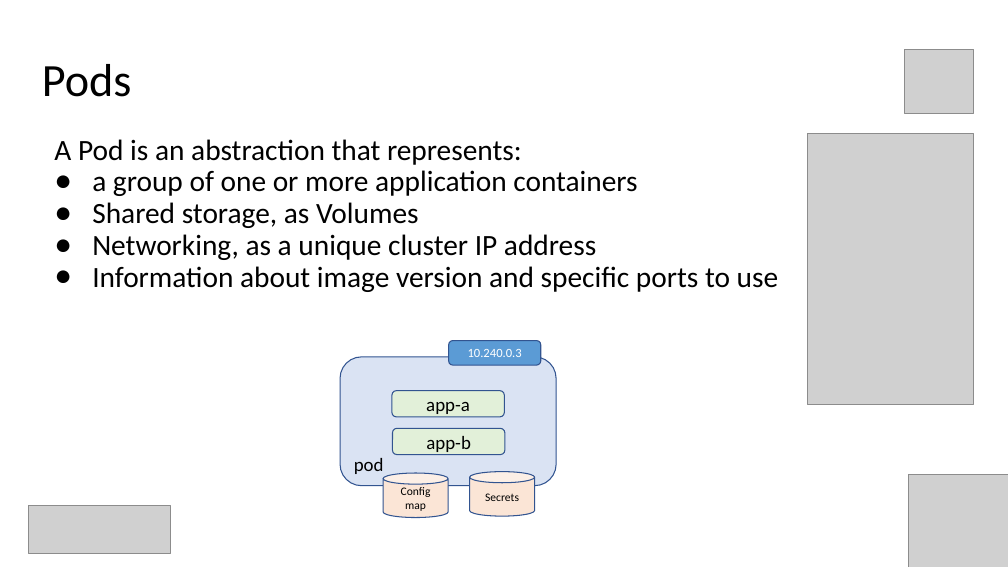
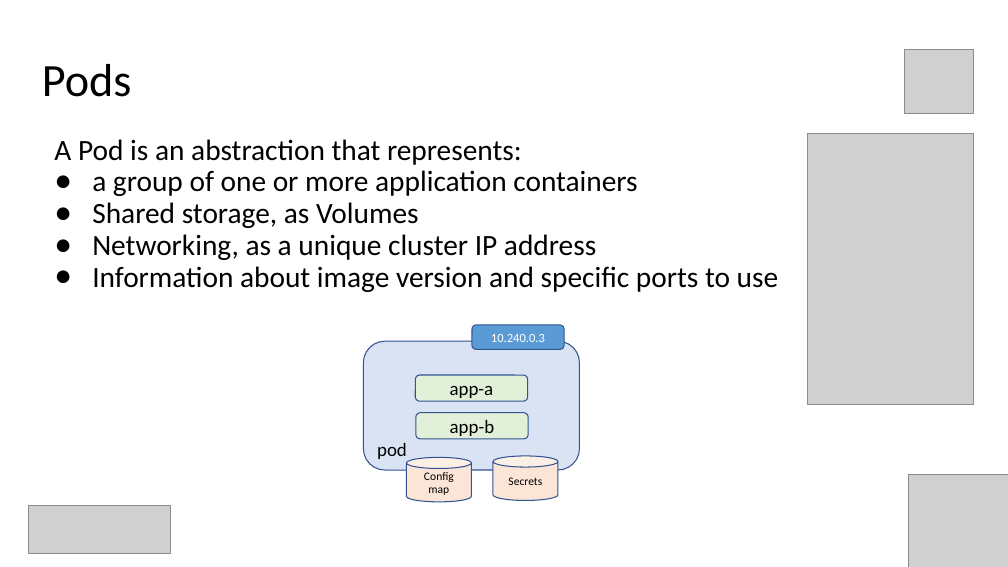
Before and after one commit to Infrastructure-AsCode/aks-101, a slide deck: slide 15 of slides/k8s-101.pptx (slide 27 before the commit). Drawn at 1008x567 pixels with LibreOffice and Linux fonts; fonts in the diff are those of the drawing; grey boxes stand for pictures. Boxes give left, top, right and bottom in pixels: in the first picture for what was removed or moved away, otherwise in the second. Text is boxed around its words. In the diff, an @@ line names an element or a change of style, - is before the commit and + after.

```diff
--- a/slides/k8s-101.pptx
+++ b/slides/k8s-101.pptx
@@ 4 rounded rectangles, 2 cylinders: place and size @@
-4 rounded rectangles, 2 cylinders at [340, 341, 557, 518]
+4 rounded rectangles, 2 cylinders at [364, 325, 580, 502]
```
Also in this commit, not shown: 11 other slides changed, 1 slide added, 7 slides removed, 2 other files.
